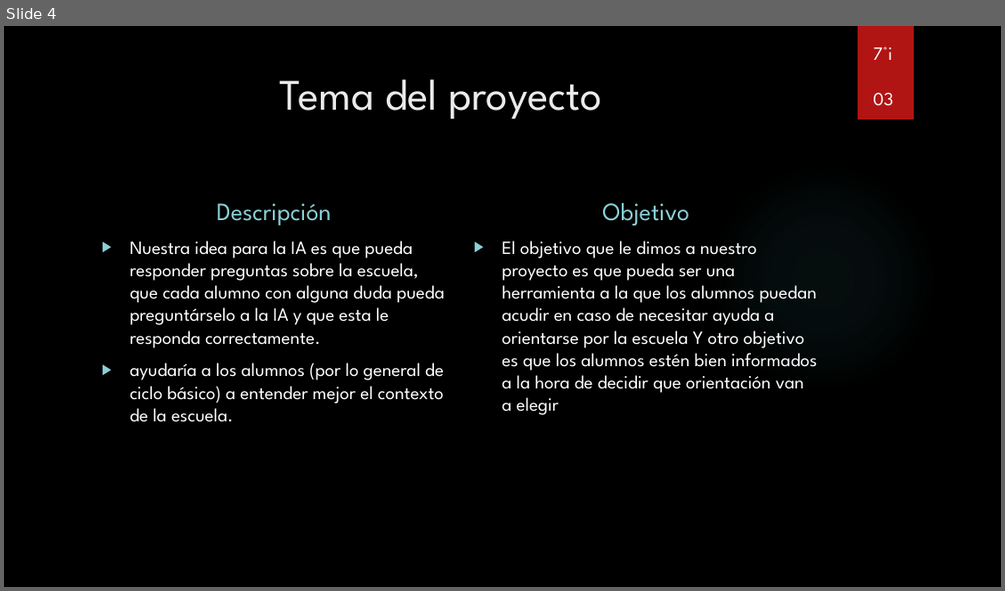
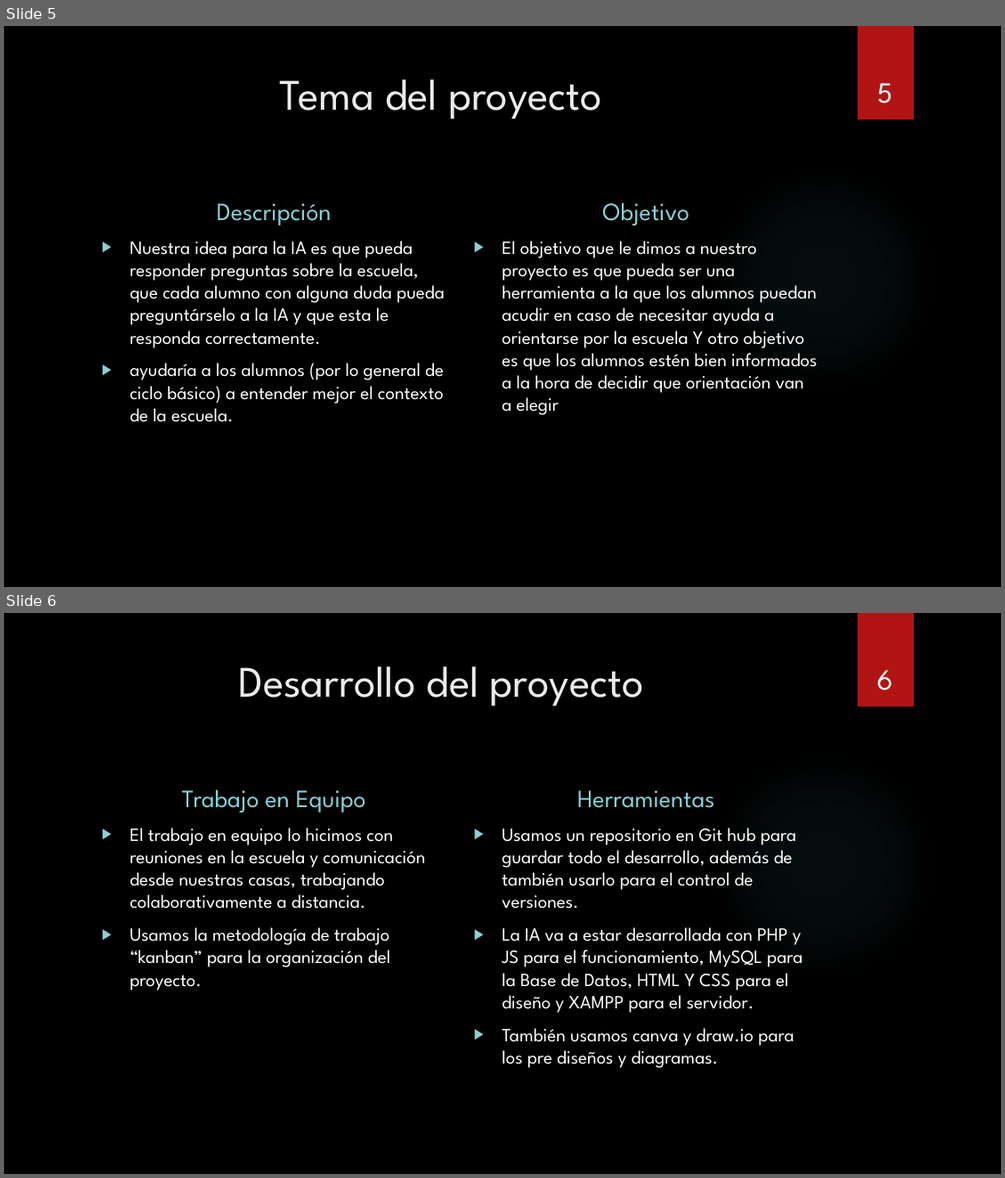
Before and after one commit to bs-andres/proyecto-chatbot, a slide deck: leandal_IA.pptx. Shown one above the other, each under a label of ours: slide 4 before the commit, slides 5 and 6 after it. The pictures are 1005x591 and 1005x1178 pixels, drawn with LibreOffice and Linux fonts; fonts in the diff are those of the drawing; background and template pictures are left out. Boxes give left, top, right and bottom in pixels: in the first picture for what was removed or moved away, otherwise in the second. Text is boxed around its words. In the diff, an @@ line names an element or a change of style, - is before the commit and + after.

```diff
--- a/leandal_IA.pptx
+++ b/leandal_IA.pptx
@@ slide 6 added at bbox=[4, 613, 1001, 1174], background picture (left out); not listed: 2 template elements that a slide beside it also shows @@
@@ title added at bbox=[238, 666, 644, 706], 42 pt, text #EBEBEB @@
+Desarrollo del proyecto
@@ page number added at bbox=[877, 670, 893, 690], 28 pt, text #FFFFFF @@
+6
@@ text added at bbox=[182, 789, 366, 812], 24 pt, text #8AD0D6 @@
+Trabajo en Equipo
@@ text added at bbox=[577, 790, 714, 808], 24 pt, text #8AD0D6 @@
+Herramientas
@@ text added at bbox=[129, 827, 425, 990], 18 pt, text #FFFFFF @@
+▶ El trabajo en equipo lo hicimos con reuniones en la escuela y comunicación desde nuestras casas, trabajando colaborativamente a distancia.
+▶ Usamos la metodología de trabajo “kanban” para la organización del proyecto.
@@ text added at bbox=[502, 827, 802, 1068], 18 pt, text #FFFFFF @@
+▶ Usamos un repositorio en Git hub para guardar todo el desarrollo, además de también usarlo para el control de versiones.
+▶ La IA va a estar desarrollada con PHP y JS para el funcionamiento, MySQL para la Base de Datos, HTML Y CSS para el diseño y XAMPP para el servidor.
+▶ También usamos canva y draw.io para los pre diseños y diagramas.
@@ what was slide 4 is now slide 5 @@
@@ slide 5 changed as well @@
@@ text removed at bbox=[873, 46, 893, 106] @@
-7°i
-03
@@ page number added at bbox=[877, 83, 892, 103], 28 pt, text #FFFFFF @@
+5
```
Also in this commit, not shown: 2 other slides changed, 6 other slides added, 1 slide removed, 3 other files.
